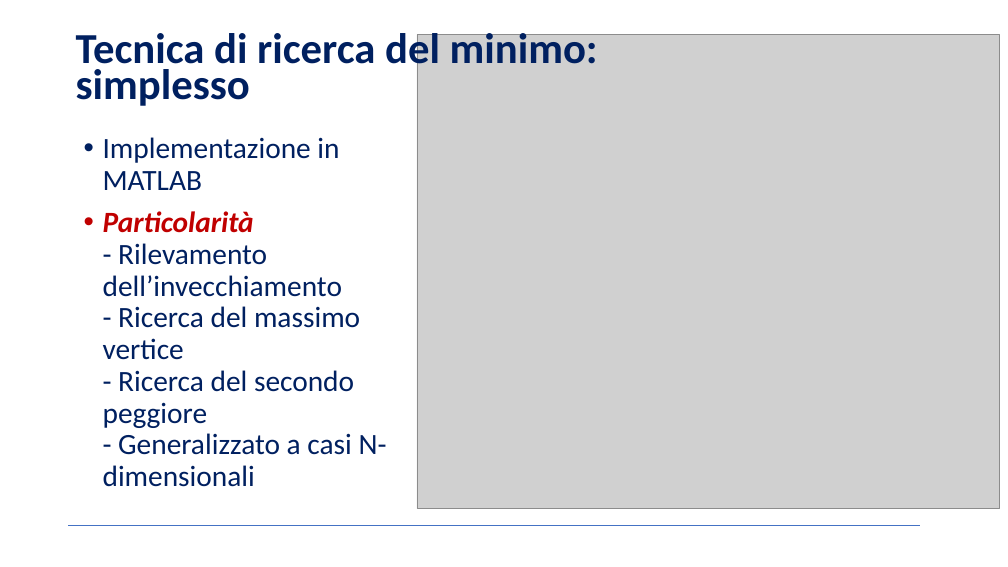
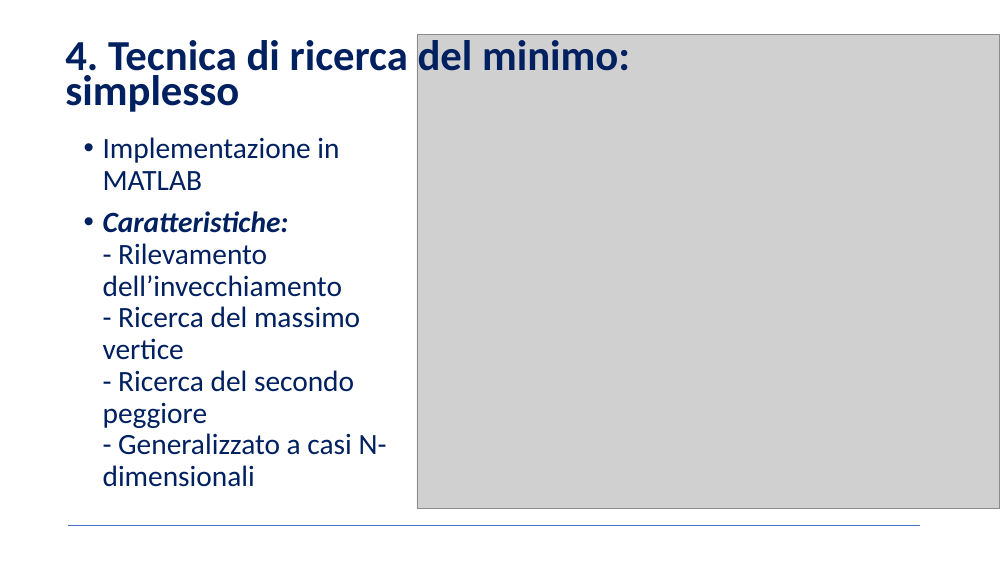
Before and after one commit to BernardoGiordano/NelderMeadMethod, a slide deck: slide 7 of writeup/Slides.pptx. Drawn at 1008x567 pixels with LibreOffice and Linux fonts; fonts in the diff are those of the drawing; grey boxes stand for pictures; background and template pictures are left out. Boxes give left, top, right and bottom in pixels: in the first picture for what was removed or moved away, otherwise in the second. Text is boxed around its words. In the diff, an @@ line names an element or a change of style, - is before the commit and + after.

```diff
--- a/writeup/Slides.pptx
+++ b/writeup/Slides.pptx
@@ text at (65,34,630,112): text changed @@
-Tecnica di ricerca del minimo: simplesso
+4. Tecnica di ricerca del minimo: simplesso
@@ text at (103,211,387,487): text changed @@
-• Particolarità
-  - Rilevamento dell’invecchiamento
-  - Ricerca del massimo vertice
-  - Ricerca del secondo peggiore
-  - Generalizzato a casi N-dimensionali
+• Caratteristiche:
+  - Rilevamento dell’invecchiamento
+  - Ricerca del massimo vertice
+  - Ricerca del secondo peggiore
+  - Generalizzato a casi N-dimensionali
```
Also in this commit, not shown: 4 other slides changed.
